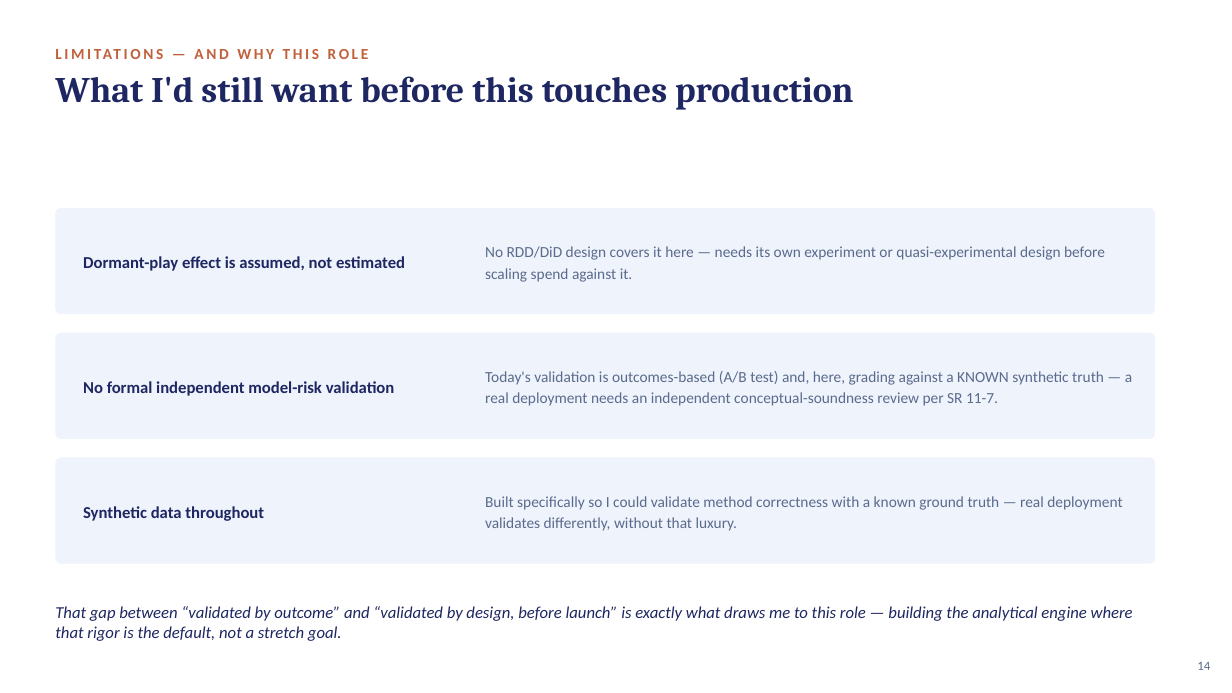
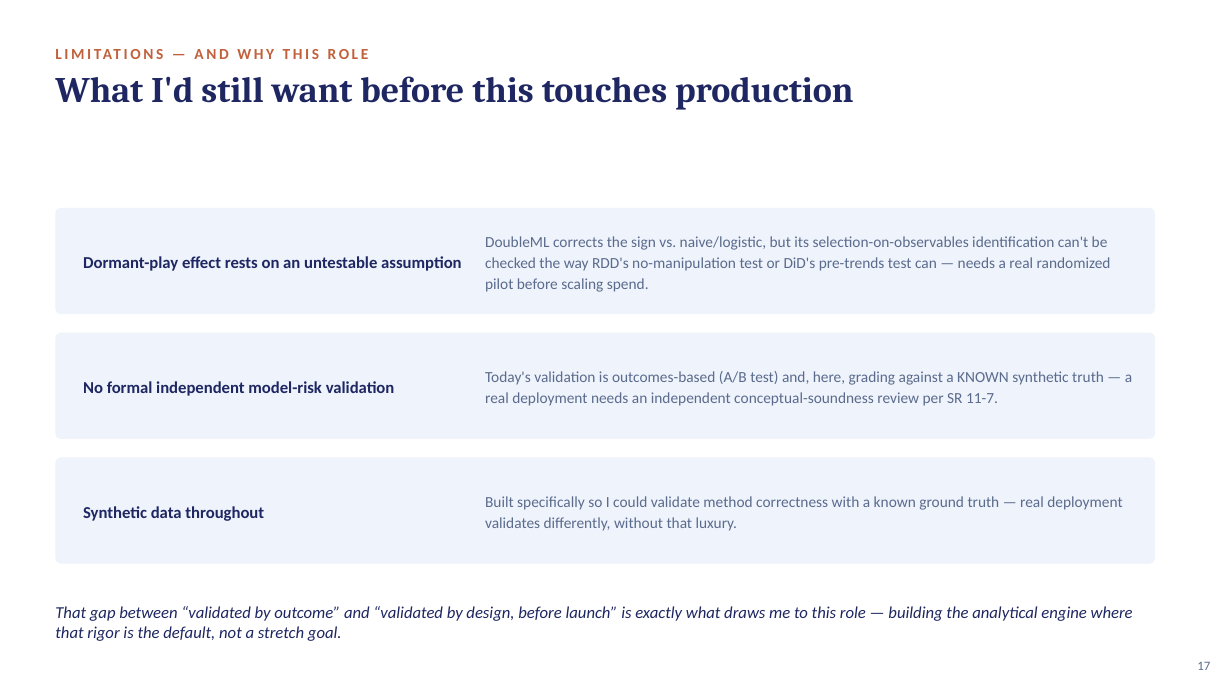
Before and after one commit to crystal1361/DDA-Retention, a slide deck: slide 17 of deck/vanguard_dda_deck.pptx (slide 14 before the commit). Drawn at 1232x693 pixels with LibreOffice and Linux fonts; fonts in the diff are those of the drawing. Boxes give left, top, right and bottom in pixels: in the first picture for what was removed or moved away, otherwise in the second. Text is boxed around its words. In the diff, an @@ line names an element or a change of style, - is before the commit and + after.

Commit message:
Rebuild deck: 18 slides incl. DoubleML + business impact

```diff
--- a/deck/vanguard_dda_deck.pptx
+++ b/deck/vanguard_dda_deck.pptx
@@ text at (x1=485, y1=236, x2=1111, y2=292): text changed @@
-No RDD/DiD design covers it here — needs its own experiment or quasi-experimental design before scaling spend against it.
+DoubleML corrects the sign vs. naive/logistic, but its selection-on-observables identification can't be checked the way RDD's no-manipulation test or DiD's pre-trends test can — needs a real randomized pilot before scaling spend.
@@ text at (x1=83, y1=256, x2=461, y2=271): text changed @@
-Dormant-play effect is assumed, not estimated
+Dormant-play effect rests on an untestable assumption
@@ text at (x1=1197, y1=662, x2=1210, y2=670): text changed @@
-14
+17
```
Also in this commit, not shown: 10 other slides changed, 3 slides added, 2 other files.
